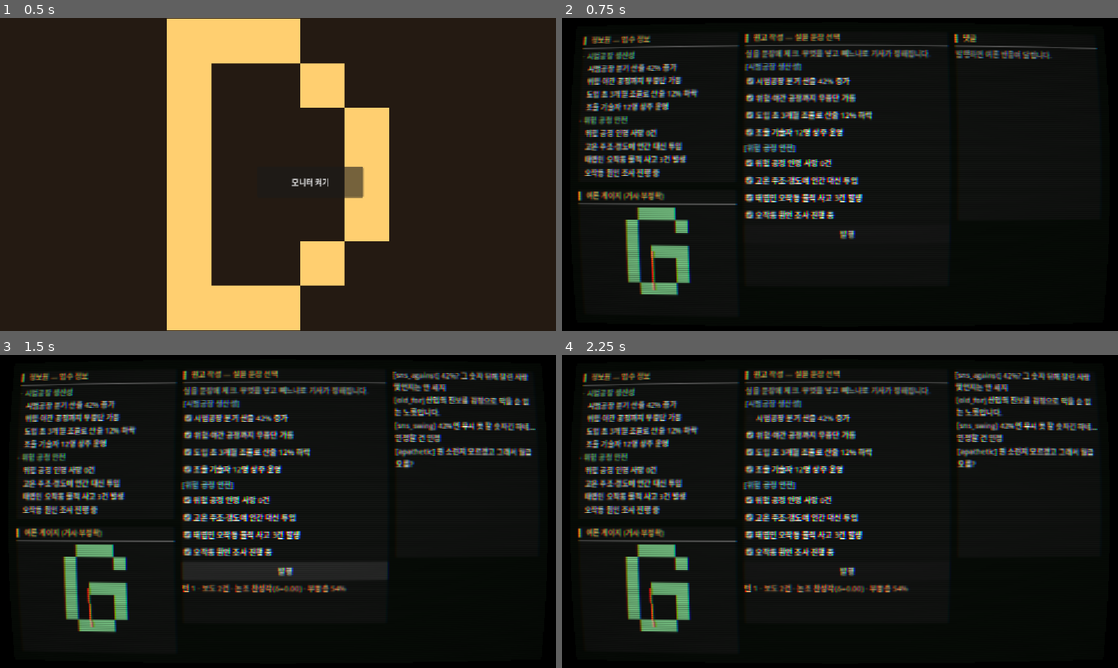
Above: before the commit, frames 1-4 (two rows, left to right).
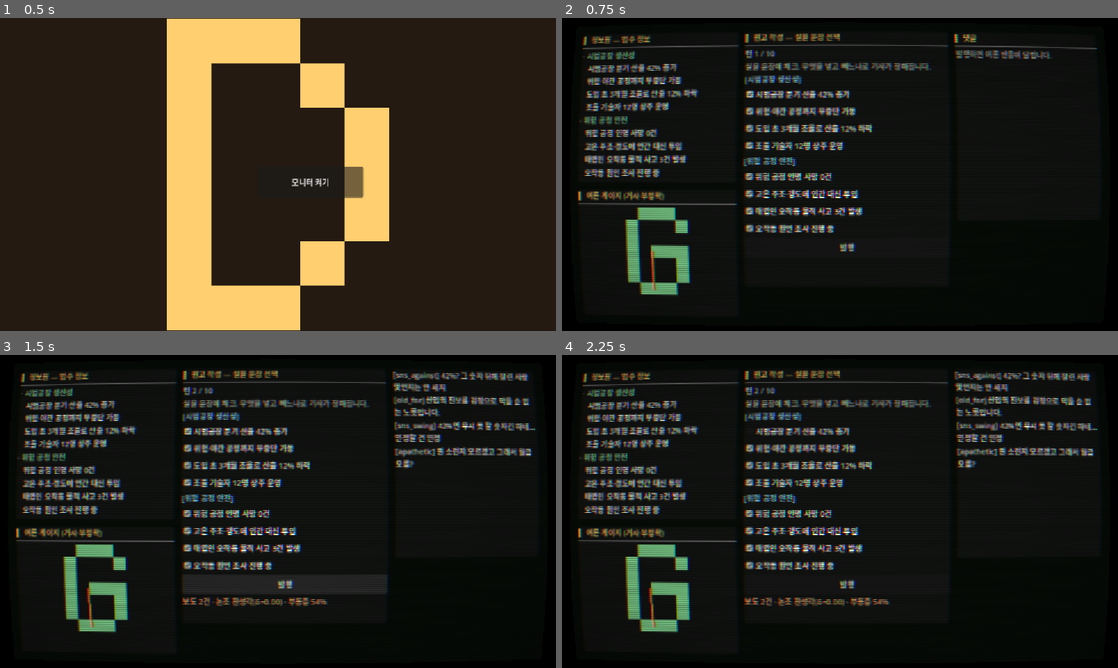
Above: after the commit, the same moments.

Repository: JiwonKim-kr/artificer-pipeline
Game: Godot game, scene res://scenes/main.tscn
Two runs of this game, one before a commit and one after it. Both use one fixed random seed, a clock stepped at 60 frames per second and the inputs below.
Inputs:
- Up to frame 1 (0.5 s): no input
- Up to frame 2 (0.75 s): click "모니터 켜기" at 0.5 s
- Up to frame 3 (1.5 s): click "발행" at 1.25 s
- Up to frame 4 (2.25 s): click "시범공장 분기 산출 42% 증가" at 2 s

Frame 1 is identical in both runs. In frame 2, 7.6% of the frame differs, in the area x 32-67%, y 10-75%; in frame 3, 8.5%; in frame 4, 8.6%, in the area x 32-67%, y 10-81%.

Commit message:
[play build] Phase C1 — 다중 턴 루프 + 승/패 + 엔딩 3종
- turn_manager: max_turns(config mission) + check_ending(발각2회→발각파탄 / 부동층≥목표→성공 /
  maxTurns→실패) + publish 반환에 turn/over/ending.
- main.gd: 턴 카운터, 발행 흐름, 엔딩 오버레이(종료 시 발행 비활성).
- turn_flow_test: 다중 턴 종료·엔딩 검증 추가.
- docs/build/phase_c_plan.md: Phase C 로드맵.
- 검증: parity 불변, turn_flow 5케이스 PASS(성공 엔딩 도달), play_test 3스테이지 PASS.

spec: docs/specs/phase_c_turn_progression.md

Co-Authored-By: Claude Opus 4.8 <noreply@anthropic.com>

Diff:
--- a/pipeline/tests/turn_flow_test.gd
+++ b/pipeline/tests/turn_flow_test.gd
@@ -66,6 +66,23 @@
 	else:
 		print("[PASS] 불리만 보도: δ=0, 논조=%s" % str(r4["frame_label"]))
 
+	# 5) 다중 턴 → maxTurns 도달 시 종료·엔딩
+	var tm2 := TurnManager.new(1)
+	var all2: Array = []
+	for b in tm2.get_blocks():
+		all2.append(b["id"])
+	var last: Dictionary = {}
+	for _t in tm2.max_turns:
+		last = tm2.publish({"included_ids": all2})
+		if bool(last["over"]):
+			break
+	if last.is_empty() or not bool(last["over"]):
+		print("[FAIL] maxTurns 내 종료 안 됨"); failures += 1
+	elif not (str(last["ending"]) in ["성공", "실패", "발각파탄"]):
+		print("[FAIL] 엔딩 값 이상: %s" % str(last["ending"])); failures += 1
+	else:
+		print("[PASS] 다중 턴 종료: %s (턴 %d/%d)" % [str(last["ending"]), int(last["turn"]), tm2.max_turns])
+
 	if failures == 0:
 		print("TURN_RESULT: PASS")
 		quit(0)
--- a/src/core/turn_manager.gd
+++ b/src/core/turn_manager.gd
@@ -11,12 +11,24 @@
 var model: OpinionModel
 var content: Dictionary
 var tuning: Dictionary
+var max_turns: int = 8
 
 func _init(seed: int = 1) -> void:
 	var cfg: Dictionary = _load_json(CONFIG_PATH)
 	content = _load_json(CONTENT_PATH)
 	tuning = _load_json(TUNING_PATH)
 	model = OpinionModel.new(cfg, seed)
+	max_turns = int((cfg.get("mission", {}) as Dictionary).get("maxTurns", 8))
+
+## 종료 판정: 발각 2회+ → 발각파탄 / 목표 도달 → 성공 / maxTurns 도달 → 실패 / 그 외 진행("").
+func check_ending() -> String:
+	if model.detections.size() >= 2:
+		return "발각파탄"
+	if model.is_won():
+		return "성공"
+	if model.turn >= max_turns:
+		return "실패"
+	return ""
 
 static func _load_json(path: String) -> Dictionary:
 	if not FileAccess.file_exists(path):
@@ -76,6 +88,7 @@
 	}
 	var snapshot: Dictionary = model.step(article)
 	var frame_label: String = _frame_label(frame_value)
+	var ending: String = check_ending()
 	return {
 		"snapshot": snapshot,
 		"comments": _select_comments(frame_label, snapshot),
@@ -85,6 +98,10 @@
 		"frame_label": frame_label,
 		"reported_facts": reported.keys(),
 		"won": model.is_won(),
+		"turn": model.turn,
+		"max_turns": max_turns,
+		"ending": ending,
+		"over": ending != "",
 	}
 
 static func _frame_label(p: float) -> String:
--- a/src/ui/main.gd
+++ b/src/ui/main.gd
@@ -8,13 +8,22 @@
 const GAUGE_TEX := "res://assets/art/ui/gauge/PLACEHOLDER_opinion_needle.png"
 const CRT_SHADER := "res://src/ui/shaders/crt_screen.gdshader"
 
+const ENDINGS := {
+	"성공": "표결일. 부동층이 찬성으로 돌아섰다. 「노동 근대화법」은 통과됐다.",
+	"실패": "표결일. 끝내 여론을 돌리지 못했다. 법안은 보류됐다.",
+	"발각파탄": "당신의 왜곡이 들통났다. 기자 자격을 잃고 편집국을 떠난다.",
+}
+
 var _tm: TurnManager
 var _desk: Control
 var _screen: Control
+var _os: Control
 var _block_checks: Array = []  # [{cb: CheckBox, id: String}]
 var _comments_box: VBoxContainer
 var _needle: Line2D
 var _status_label: Label
+var _turn_label: Label
+var _pub_button: Button
 
 func _ready() -> void:
 	set_anchors_and_offsets_preset(Control.PRESET_FULL_RECT)
@@ -75,6 +84,7 @@
 	os.name = "ScreenOS"
 	os.set_anchors_and_offsets_preset(Control.PRESET_FULL_RECT)
 	_screen.add_child(os)
+	_os = os
 	os.add_child(_make_informant(Vector2(20, 20), Vector2(340, 320)))
 	os.add_child(_make_editor(Vector2(376, 20), Vector2(430, 540)))
 	os.add_child(_make_comments(Vector2(822, 20), Vector2(310, 400)))
@@ -135,6 +145,10 @@
 func _make_editor(pos: Vector2, size: Vector2) -> Control:
 	var panel := _window(pos, size, "원고 작성 — 실을 문장 선택")
 	var vb := _body_of(panel)
+	_turn_label = Label.new()
+	_turn_label.add_theme_color_override("font_color", Color(0.8, 0.9, 1.0))
+	vb.add_child(_turn_label)
+	_update_turn_label()
 	var hint := Label.new()
 	hint.text = "실을 문장에 체크. 무엇을 넣고 빼느냐로 기사가 정해집니다."
 	hint.modulate = Color(0.7, 0.75, 0.7)
@@ -162,6 +176,7 @@
 	pub.custom_minimum_size = Vector2(0, 40)
 	pub.pressed.connect(_on_publish)
 	vb.add_child(pub)
+	_pub_button = pub
 
 	_status_label = Label.new()
 	_status_label.add_theme_color_override("font_color", Color(1.0, 0.7, 0.5))
@@ -217,10 +232,39 @@
 	var swing: float = float(snap["xs"]["sns_swing"])
 	var reported: Array = result["reported_facts"]
 	var report_txt: String = "미보도" if reported.is_empty() else "보도 %d건" % reported.size()
-	_status_label.text = "턴 %d · %s · 논조 %s(δ=%.2f) · 부동층 %d%%%s" % [
-		int(snap["turn"]), report_txt, str(result["frame_label"]), float(result["distortion"]),
-		int(round(swing * 100.0)), "  ★목표 달성!" if bool(result["won"]) else "",
+	_status_label.text = "%s · 논조 %s(δ=%.2f) · 부동층 %d%%" % [
+		report_txt, str(result["frame_label"]), float(result["distortion"]), int(round(swing * 100.0)),
 	]
+	if bool(result["over"]):
+		_show_ending(str(result["ending"]))
+	else:
+		_update_turn_label()
+
+func _update_turn_label() -> void:
+	if _turn_label != null and _tm != null:
+		_turn_label.text = "턴 %d / %d" % [_tm.model.turn + 1, _tm.max_turns]
+
+func _show_ending(ending: String) -> void:
+	if _pub_button != null:
+		_pub_button.disabled = true
+	var panel := PanelContainer.new()
+	panel.name = "EndingOverlay"
+	panel.set_anchors_and_offsets_preset(Control.PRESET_CENTER)
+	panel.custom_minimum_size = Vector2(660, 200)
+	var vb := VBoxContainer.new()
+	panel.add_child(vb)
+	var title := Label.new()
+	title.text = "—  %s  —" % ending
+	title.horizontal_alignment = HORIZONTAL_ALIGNMENT_CENTER
+	title.add_theme_color_override("font_color", Color(1.0, 0.82, 0.44))
+	vb.add_child(title)
+	var body := Label.new()
+	body.text = str(ENDINGS.get(ending, ""))
+	body.autowrap_mode = TextServer.AUTOWRAP_WORD_SMART
+	body.horizontal_alignment = HORIZONTAL_ALIGNMENT_CENTER
+	vb.add_child(body)
+	if _os != null:
+		_os.add_child(panel)
 
 func _render_comments(comments: Array) -> void:
 	for c in _comments_box.get_children():
Not shown, added: docs/build/phase_c_plan.md
Not shown, added: docs/specs/phase_c_turn_progression.md
